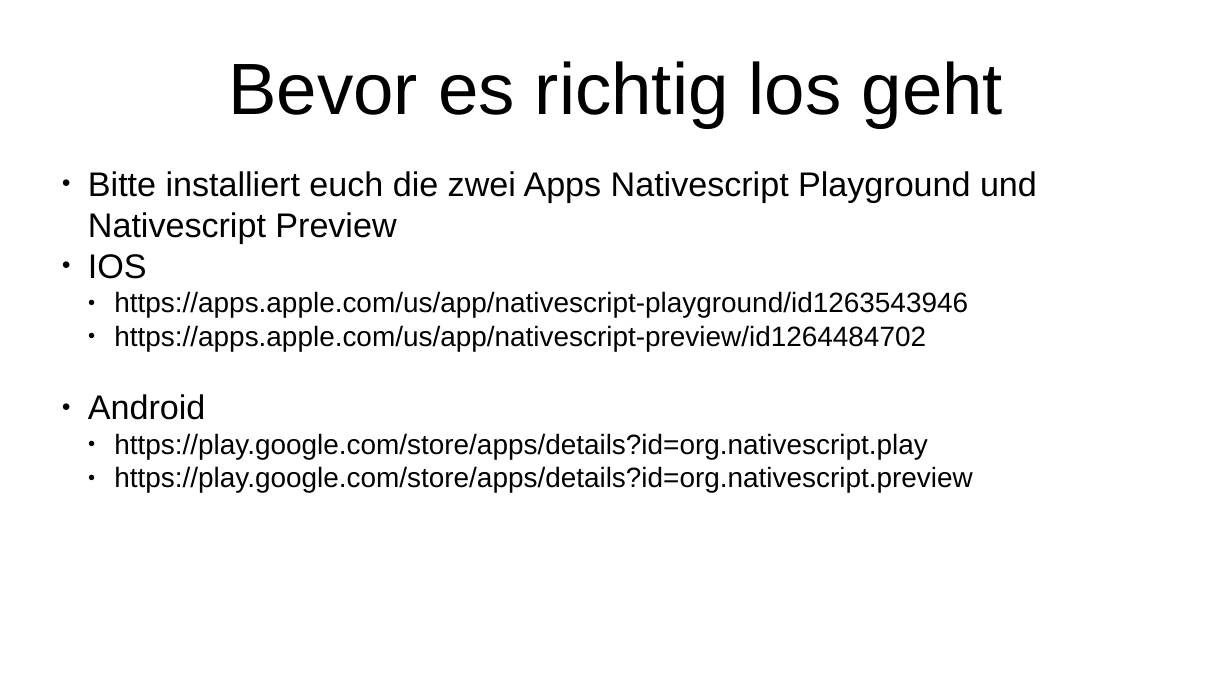
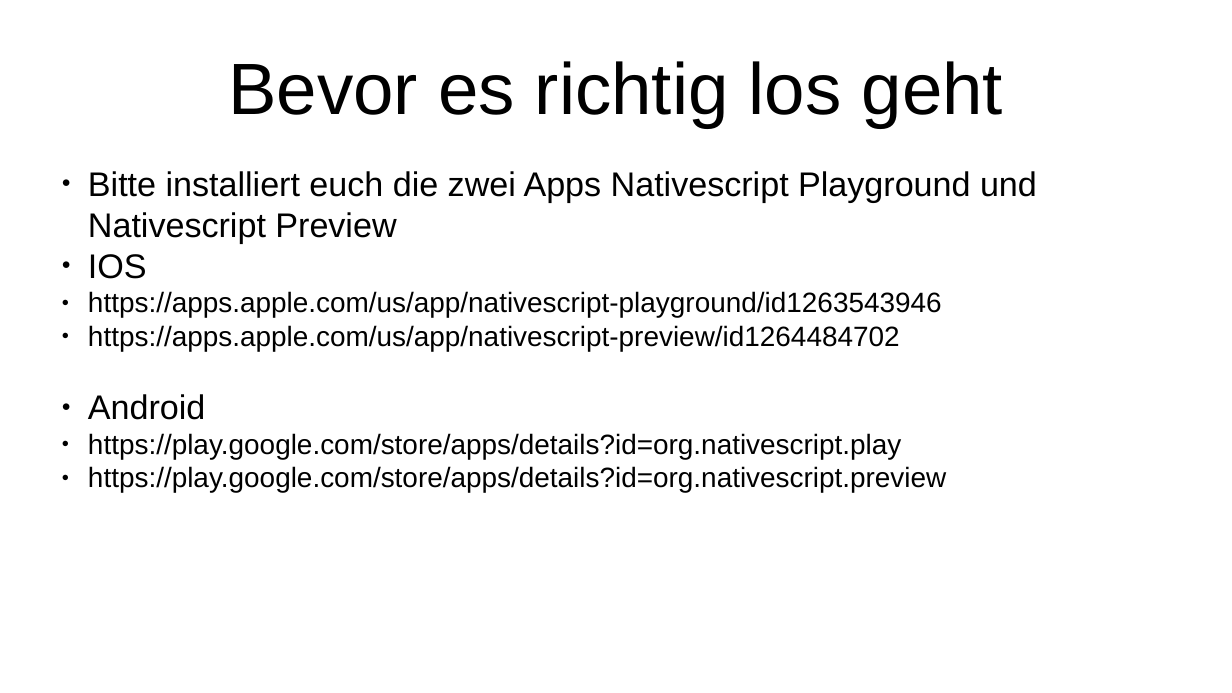
Before and after one commit to pigutsche/dosi_calc, a slide deck: slide 1 of Präsentation/präs.odp. Drawn at 1232x693 pixels with LibreOffice and Linux fonts; fonts in the diff are those of the drawing. Boxes give left, top, right and bottom in pixels: in the first picture for what was removed or moved away, otherwise in the second. Text is boxed around its words. In the diff, an @@ line names an element or a change of style, - is before the commit and + after.

```diff
--- a/Präsentation/präs.odp
+++ b/Präsentation/präs.odp
@@ subtitle at (88,291,946,493): list level 2 to 1 in "https://apps.apple.com/us/app/nativescript-playground/id1263 ..."; list level 2 to 1 in "https://apps.apple.com/us/app/nativescript-preview/id1264484 ..."; list level 2 to 1 in "https://play.google.com/store/apps/details?id=org.nativescri ..." @@
```
Also in this commit, not shown: 2 other slides changed, 5 slides added.
